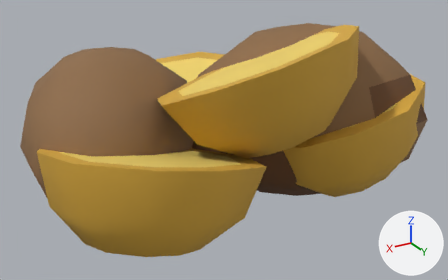
One commit to the glTF model godot/assets/models/food/cachelos/cachelos.glb: the scene before it, then after it.
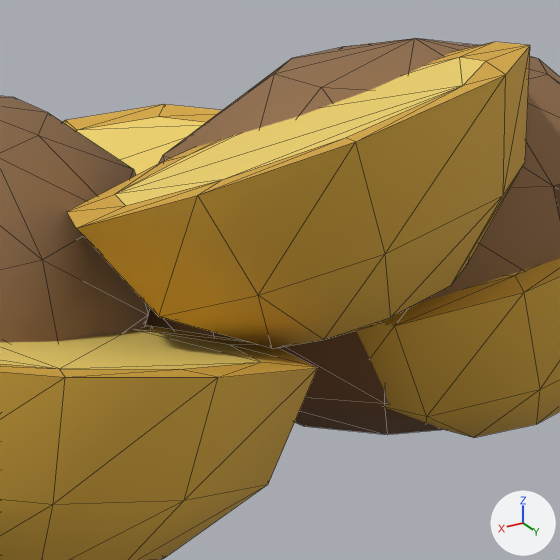
Each version is shown whole from a 50 mm camera at (0.307, 0.512, 0.31) aimed at (-0.005, -0.008, 0.05), then close up on the part from 29% to 83% of the width and 2% to 89% of the height. The lights are fixed; the arrows at lower right show +X, +Y and +Z. The first two pictures are the older version. The close-ups show mesh edges as thin lines. Where no turn or scale is listed for an object, it has been applied to the vertices.

The first close-up shows 'cachelos_cooked', 'cachelos_raw'.
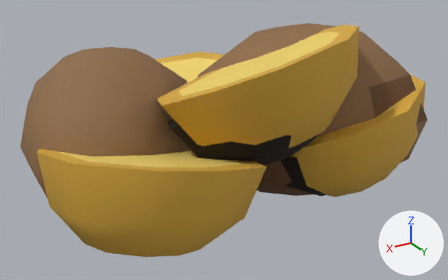
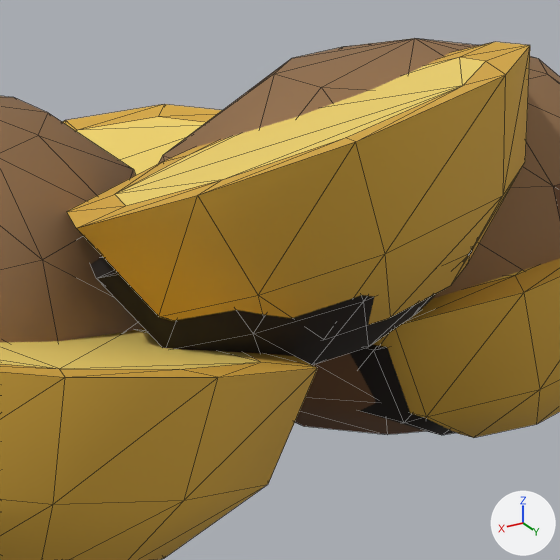
Diff of the bpy script that builds the scene:
```diff
--- a/godot/assets/models/food/cachelos/cachelos.glb.py
+++ b/godot/assets/models/food/cachelos/cachelos.glb.py
@@ mat_mat_potato_burnt @@
+mat_mat_potato_burnt = principled_material('mat_potato_burnt')
+mat_mat_potato_burnt.base_color = (0.0685, 0.0356, 0.0176)  # brown #4a3524
+mat_mat_potato_burnt.roughness = 0.95
@@ mat_mat_potato_burnt_dark @@
+mat_mat_potato_burnt_dark = principled_material('mat_potato_burnt_dark')
+mat_mat_potato_burnt_dark.base_color = (0.013, 0.0075, 0.00439)  # black #1e150e
+mat_mat_potato_burnt_dark.roughness = 0.95
@@ me_cachelos_burnt @@
+me_cachelos_burnt.from_pydata(...)  # 164 vertices, 312 faces; spans x -0.187..0.181, y -0.186..0.129, z 0.0..0.153
+# faces by material slot: [280, 32]
+me_cachelos_burnt.materials.append(mat_mat_potato_burnt_dark)  # black #1e150e
+me_cachelos_burnt.materials.append(mat_mat_potato_burnt)  # brown #4a3524
@@ ob_cachelos_burnt @@
+ob_cachelos_burnt = bpy.data.objects.new('cachelos_burnt', me_cachelos_burnt)
+ob_cachelos_burnt.location = (0.0, 0.0, 0.0)
```

Where the change shows, as pixel boxes [x1, y1, x2, y2] in the close-ups (560 x 560 px):
'cachelos_burnt', added
    after: [91, 247, 474, 435]
